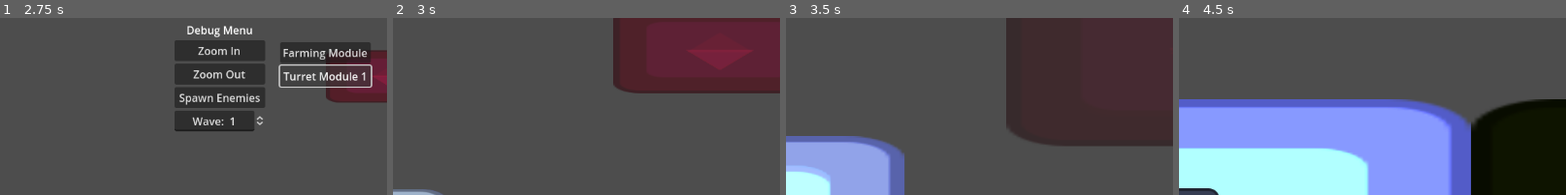
Above: before the commit, frames 1-4 (left to right).
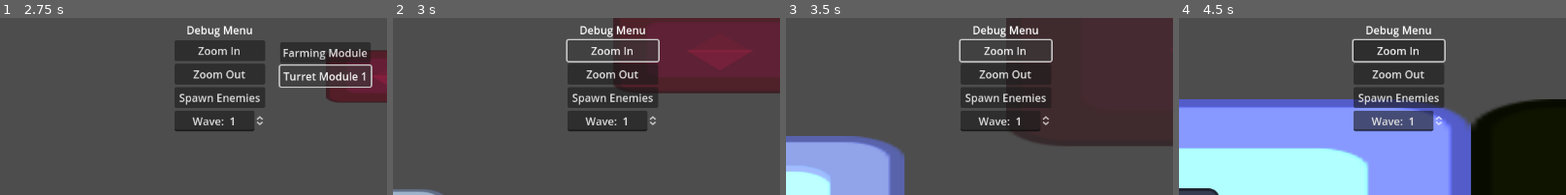
Above: after the commit, the same moments.

Repository: PROGAMER010403/SpaceFarmingGame
Game: Godot game, scene res://Scenes/rayyan_test_scene.tscn
Same seed, same stepped clock (60 frames per second), same inputs: the game is played once before the commit and once after it. The project has no main scene, so this scene is started directly. The engine's default icon, where the game draws it, is replaced by a stand-in: a white triangle on a blue panel in a dark square.
Inputs (mouse positions are % of the whole screen's width and height, from its top left):
- Up to frame 1 (2.75 s): move the mouse to (24, 61) at 0.52 s; press the mouse at (24, 61) at 0.53 s; hold D (Key_Right) 0.53-1.25 s; release the mouse at (24, 61) at 1.25 s; click "Farming Module" at 1.25 s; click "Turret Module 1" at 2 s
- Up to frame 2 (3 s): click "Zoom In" at 2.75 s
- Up to frame 3 (3.5 s): no input
- Up to frame 4 (4.5 s): move the mouse to (66, 61) at 3.52 s; hold A (Key_Left) 3.53-4.28 s; click (66, 61) at 3.6 s; move the mouse to (60, 34) at 4.27 s; press the mouse at (60, 34) at 4.28 s; hold D (Key_Right) from 4.28 s (still down)
The pictures show only the part of the screen within x 50-100%, y 1-51%; the shares and areas given below are measured in that part.

Frame 1 is identical in both runs. In frame 2, 8.6% of the frame differs, in the area x 44-69%, y 4-64%; in frame 3, 5.9%; in frame 4, 11%.

Commit message:
Slight Bugfix
The spawn points weren't updating properly with the modular building system due to a typo. Fixed that.

Diff:
--- a/Scenes/rayyan_test_scene.tscn
+++ b/Scenes/rayyan_test_scene.tscn
@@ -1,14 +1,13 @@
 [gd_scene load_steps=6 format=3 uid="uid://b8njseudfhckb"]
 
-[ext_resource type="Script" path="res://Scripts/ModularBuilding.gd" id="1_lve4w"]
+[ext_resource type="Script" path="res://Scripts/MainNode.gd" id="1_7tasb"]
 [ext_resource type="PackedScene" uid="uid://durlojbj3xq6h" path="res://Prefabs/player.tscn" id="1_sjeir"]
 [ext_resource type="PackedScene" uid="uid://di0r7vye68keg" path="res://Prefabs/core_module.tscn" id="2_ucc5e"]
 [ext_resource type="Script" path="res://Scripts/BuildUI.gd" id="4_nx73b"]
 [ext_resource type="Script" path="res://Scenes/DebugMenu.gd" id="5_jjolq"]
 
 [node name="Node2D" type="Node2D"]
-position = Vector2(0, 323)
-script = ExtResource("1_lve4w")
+script = ExtResource("1_7tasb")
 
 [node name="Player" parent="." instance=ExtResource("1_sjeir")]
 
--- a/Scripts/BuildUI.gd
+++ b/Scripts/BuildUI.gd
@@ -6,9 +6,9 @@
 func _process(delta):
 	if GlobalStatesManager.isZoomStateJustChanged:
 		if GlobalStatesManager.ZOOM_OUT_STATE == true:
-			show()
+			$VBoxContainer.show()
 		elif GlobalStatesManager.ZOOM_OUT_STATE == false:
-			hide()
+			$VBoxContainer.hide()
 
 
 func _on_farming_module_pressed():
--- a/Scripts/ModularBuilding.gd
+++ b/Scripts/MainNode.gd
@@ -45,7 +45,9 @@
 	var spawnPosition : Vector2
 	if spawnPositionIndex == 1:
 		spawnPosition = GlobalStatesManager.RightMostOpenEnd.global_position
+		print ("right")
 	elif spawnPositionIndex == 2:
+		print ("left")
 		spawnPosition = GlobalStatesManager.LeftMostOpenEnd.global_position
 
 	return spawnPosition
--- a/Scripts/ModuleLocalStateManager.gd
+++ b/Scripts/ModuleLocalStateManager.gd
@@ -72,7 +72,7 @@
 				GlobalStatesManager.RightMostOpenEnd = RightEndObject
 			elif snapTo.name == LeftEndObject.name:
 				GlobalStatesManager.CurrentModuleAtMouse.RightEndObject.hide()
-				GlobalStatesManager.RightMostOpenEnd = LeftEndObject
+				GlobalStatesManager.LeftMostOpenEnd = LeftEndObject
 
 
 func _on_mouse_entered_right_end():
